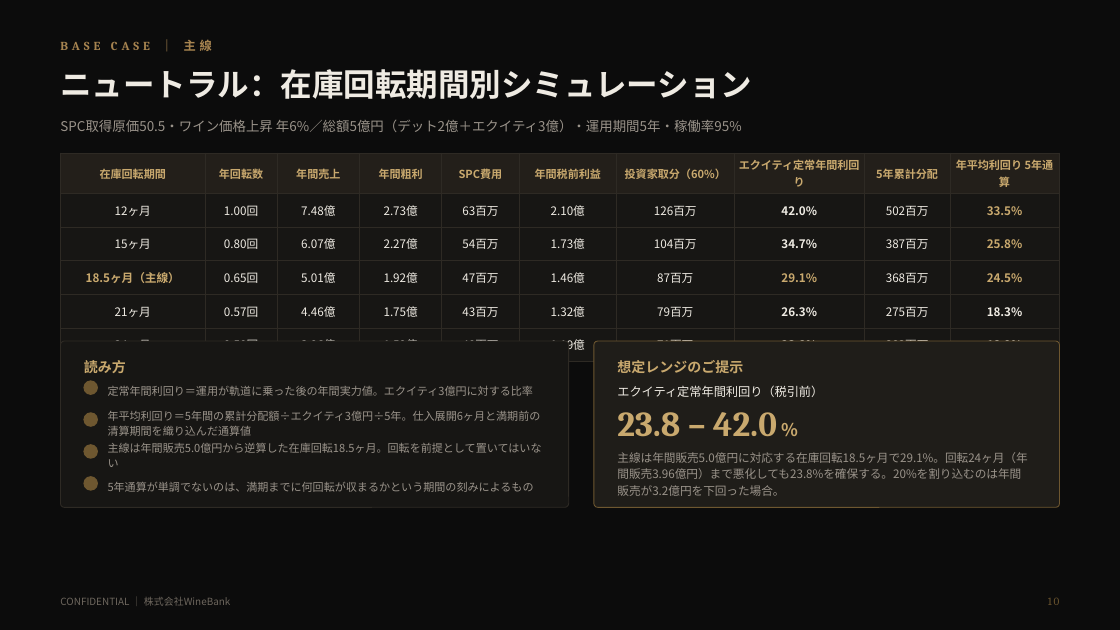
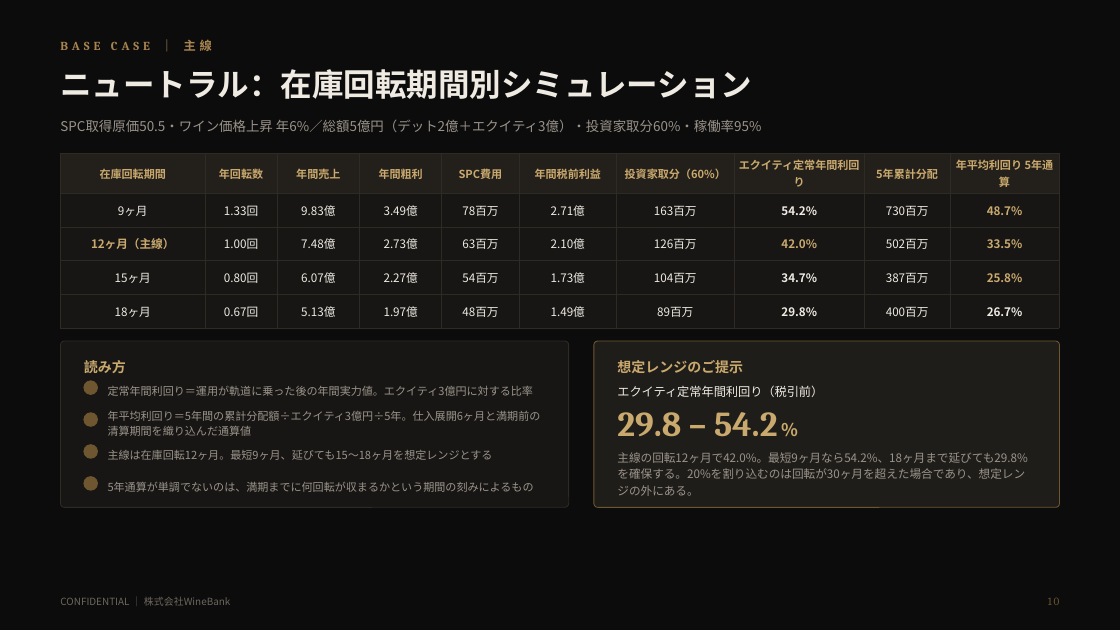
Before and after one commit to nakano-winebank/wine-auction, a slide deck: slide 11 of docs/wine-fund/WineBank_ワインファンドSPC組成提案_5億_20260811.pptx. Drawn at 1120x630 pixels with LibreOffice and Linux fonts; fonts in the diff are those of the drawing. Boxes give left, top, right and bottom in pixels: in the first picture for what was removed or moved away, otherwise in the second. Text is boxed around its words. In the diff, an @@ line names an element or a change of style, - is before the commit and + after.

```diff
--- a/docs/wine-fund/WineBank_ワインファンドSPC組成提案_5億_20260811.pptx
+++ b/docs/wine-fund/WineBank_ワインファンドSPC組成提案_5億_20260811.pptx
@@ text at (x1=60, y1=120, x2=762, y2=132): text changed @@
-SPC取得原価50.5・ワイン価格上昇 年6%／総額5億円（デット2億＋エクイティ3億）・運用期間5年・稼働率95%
+SPC取得原価50.5・ワイン価格上昇 年6%／総額5億円（デット2億＋エクイティ3億）・投資家取分60%・稼働率95%
@@ table at (x1=60, y1=153, x2=1060, y2=321) @@
-row 2: 12ヶ月 | 1.00回 | 7.48億 | 2.73億 | 63百万 | 2.10億 | 126百万 | 42.0% | 502百万 | 33.5%
+row 2: 9ヶ月 | 1.33回 | 9.83億 | 3.49億 | 78百万 | 2.71億 | 163百万 | 54.2% | 730百万 | 48.7%
+row 3: 12ヶ月（主線） | 1.00回 | 7.48億 | 2.73億 | 63百万 | 2.10億 | 126百万 | 42.0% | 502百万 | 33.5%
-row 4: 18.5ヶ月（主線） | 0.65回 | 5.01億 | 1.92億 | 47百万 | 1.46億 | 87百万 | 29.1% | 368百万 | 24.5%
-row 5: 21ヶ月 | 0.57回 | 4.46億 | 1.75億 | 43百万 | 1.32億 | 79百万 | 26.3% | 275百万 | 18.3%
-row 6: 24ヶ月 | 0.50回 | 3.96億 | 1.59億 | 40百万 | 1.19億 | 71百万 | 23.8% | 283百万 | 18.9%
+row 5: 18ヶ月 | 0.67回 | 5.13億 | 1.97億 | 48百万 | 1.49億 | 89百万 | 29.8% | 400百万 | 26.7%
@@ text at (x1=617, y1=412, x2=777, y2=437): text changed @@
-23.8 – 42.0 %
+29.8 – 54.2 %
@@ text at (x1=108, y1=450, x2=493, y2=460): text changed @@
-主線は年間販売5.0億円から逆算した在庫回転18.5ヶ月。回転を前提として置いてはいない
+主線は在庫回転12ヶ月。最短9ヶ月、延びても15〜18ヶ月を想定レンジとする
@@ text at (x1=617, y1=452, x2=1027, y2=496): text changed @@
-主線は年間販売5.0億円に対応する在庫回転18.5ヶ月で29.1%。回転24ヶ月（年間販売3.96億円）まで悪化しても23.8%を確保する。20%を割り込むのは年間販売が3.2億円を下回った場合。
+主線の回転12ヶ月で42.0%。最短9ヶ月なら54.2%、18ヶ月まで延びても29.8%を確保する。20%を割り込むのは回転が30ヶ月を超えた場合であり、想定レンジの外にある。
```
Also in this commit, not shown: 11 other slides changed, 2 other files.
